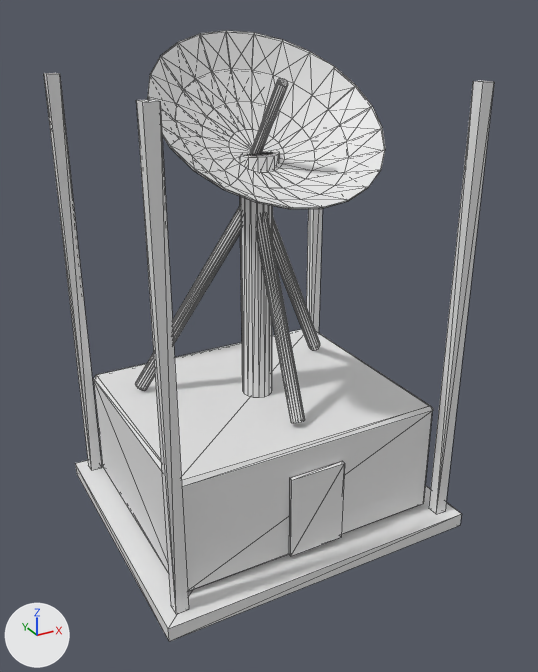
Renders of the glTF model assets/source/buildings/directorate/sources/operational/radar_lod0.gltf from each side of a commit.
Rendered twice from a 50 mm camera at (-0.667, -1.264, 0.534) aimed at (0.006, -0.041, -0.077). Arrows for +X, +Y and +Z are at lower left; the lights stay in place. The first picture is the older version. Mesh edges are drawn as thin lines. Vertices at exactly the same position are counted once.

Objects in the first picture: 'radar_lod0'.
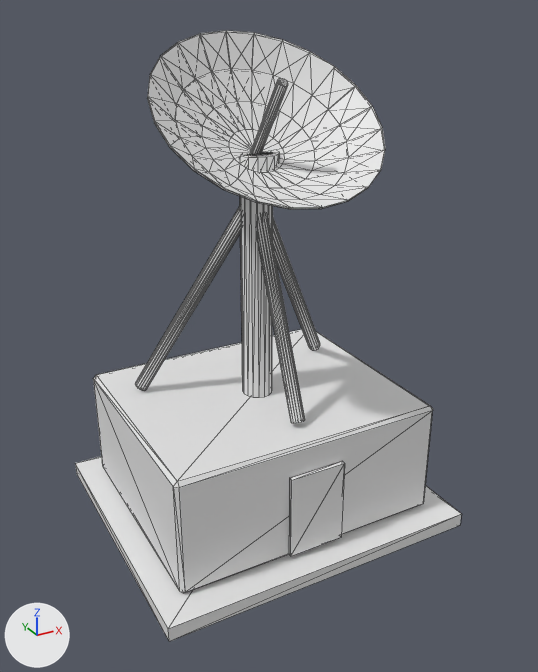
Where the change shows, as pixel boxes (x1, y1, x2, y2) in the pictures (538 x 672 px):
```json
{"object": "radar_lod0", "change": "reshaped", "before": [44, 30, 494, 641], "after": [75, 30, 462, 641], "on screen": "14% narrower"}
{"part": 1, "of": "me_radar_lod0", "change": "deleted", "before": [44, 73, 102, 471]}
{"part": 2, "of": "me_radar_lod0", "change": "deleted", "before": [306, 208, 323, 333]}
{"part": 3, "of": "me_radar_lod0", "change": "deleted", "before": [429, 81, 494, 514]}
{"part": 4, "of": "me_radar_lod0", "change": "deleted", "before": [136, 99, 189, 614]}
```

Edits to the scene script, one JSON object a line:
```json
{"block": "me_radar_lod0", "where": "# used by ob_radar_lod0; location = (0.0, 0.0, 0.0)"}
{"op": "remove", "block": "me_radar_lod0", "code": "me_radar_lod0.from_pydata(...)  # 465 vertices, 860 faces; spans x -0.34..0.34, y -0.3..0.3, z -0.5..0.496"}
{"op": "add", "block": "me_radar_lod0", "code": "me_radar_lod0.from_pydata(...)  # 433 vertices, 812 faces; spans x -0.34..0.34, y -0.3..0.3, z -0.5..0.496"}
{"block": "me_radar_lod0", "change": "me_radar_lod0 part 1: the loose piece of 8 vertices spanning x -0.315..-0.29, y 0.25..0.275, z -0.47..0.42 is deleted"}
{"block": "me_radar_lod0", "change": "me_radar_lod0 part 2: the loose piece of 8 vertices spanning x 0.29..0.315, y 0.25..0.275, z -0.47..0.42 is deleted"}
{"block": "me_radar_lod0", "change": "me_radar_lod0 part 3: the loose piece of 8 vertices spanning x 0.29..0.315, y -0.275..-0.25, z -0.47..0.42 is deleted"}
{"block": "me_radar_lod0", "change": "me_radar_lod0 part 4: the loose piece of 8 vertices spanning x -0.315..-0.29, y -0.275..-0.25, z -0.47..0.42 is deleted"}
```
